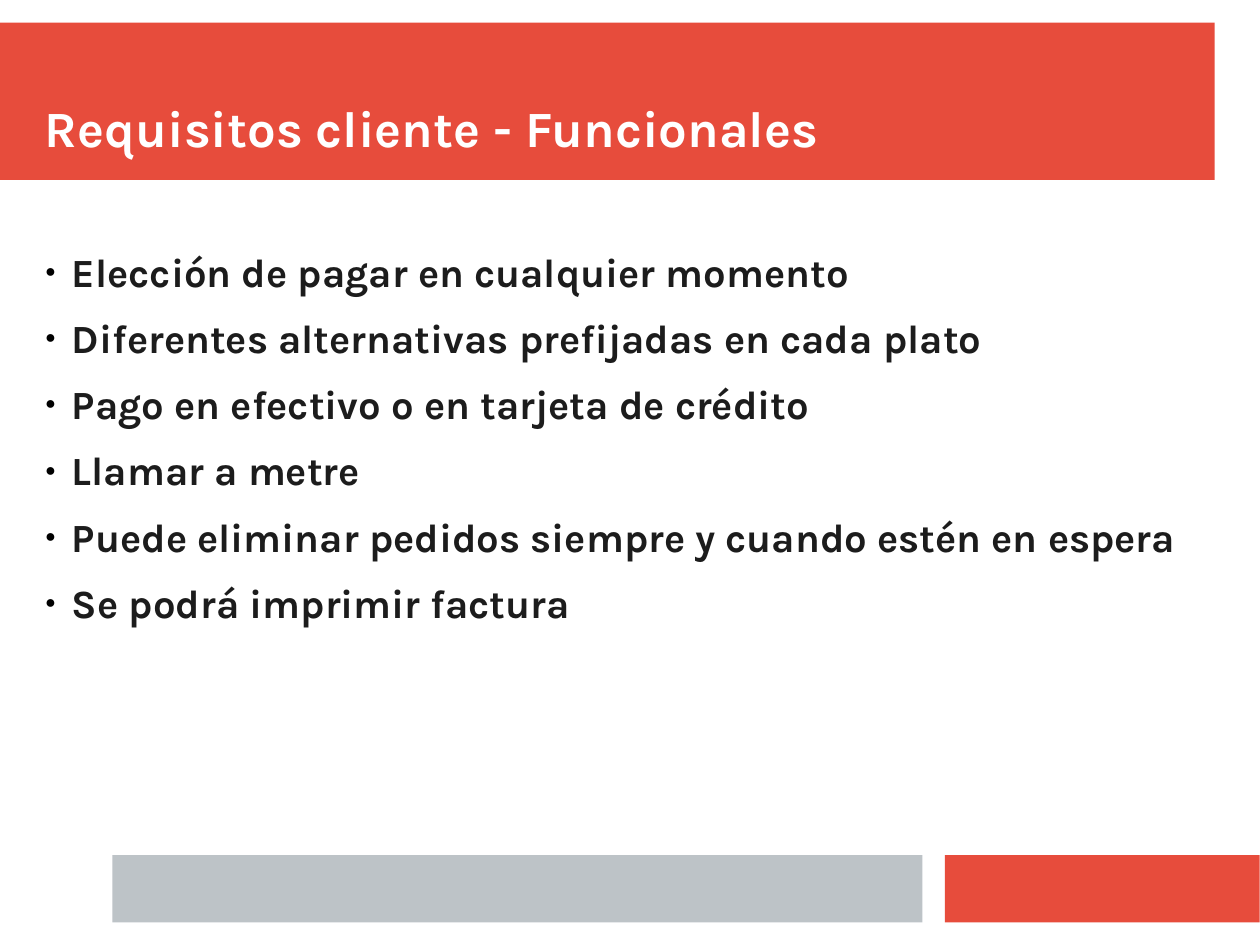
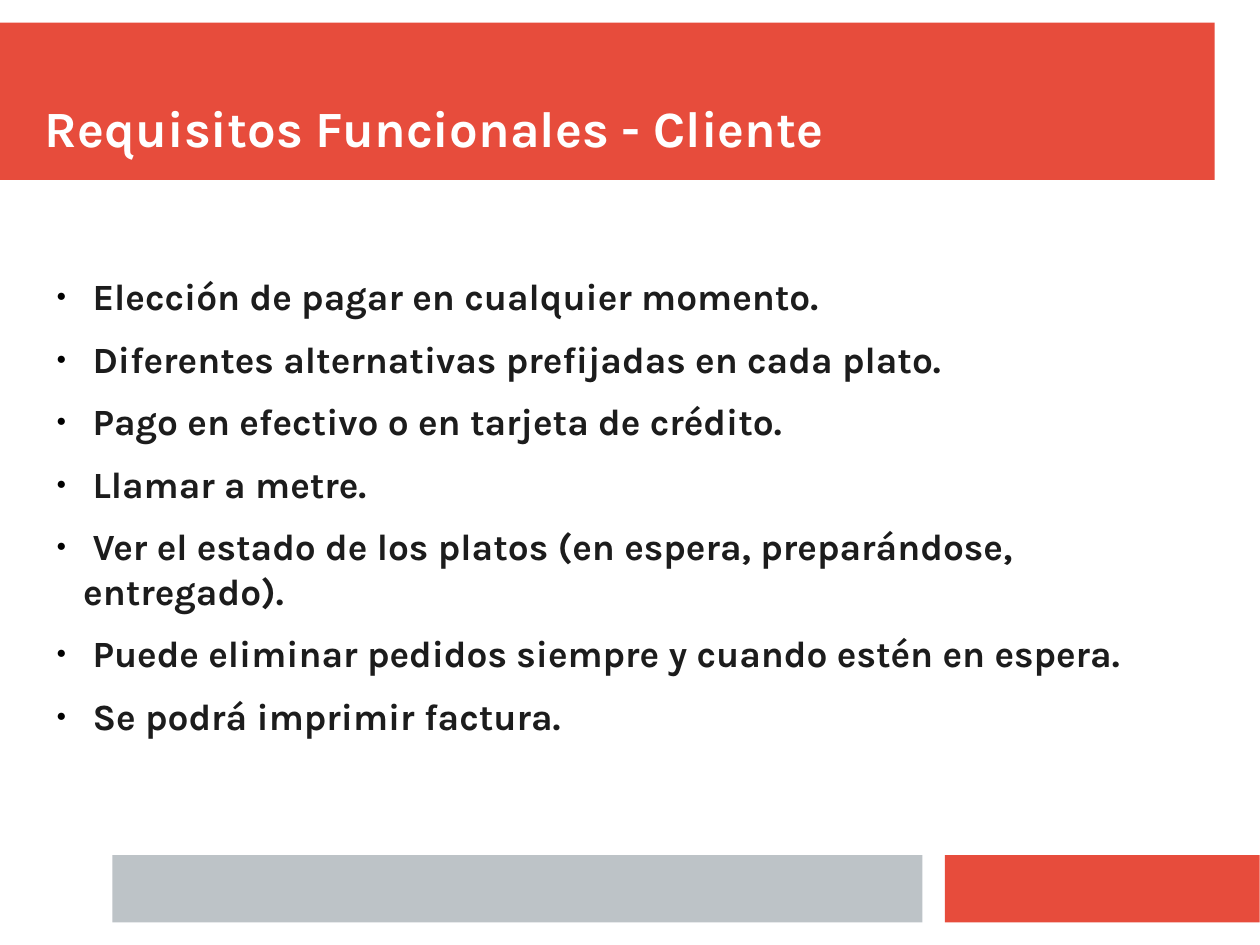
Before and after one commit to Juanba1998/APP-Restaurante, a slide deck: slide 10 of Material/Presentación/Presentacion Final (incompleta).pptx (slide 3 before the commit). Drawn at 1260x945 pixels with LibreOffice and Linux fonts; fonts in the diff are those of the drawing. Boxes give left, top, right and bottom in pixels: in the first picture for what was removed or moved away, otherwise in the second. Text is boxed around its words. In the diff, an @@ line names an element or a change of style, - is before the commit and + after.

```diff
--- a/Material/Presentación/Presentacion Final (incompleta).pptx
+++ b/Material/Presentación/Presentacion Final (incompleta).pptx
@@ text at bbox=[45, 111, 824, 159]: text changed @@
-Requisitos cliente - Funcionales
+Requisitos Funcionales - Cliente
@@ text at bbox=[83, 281, 1120, 739]: text changed; size 25.2 to 23.3 pt @@
-● Elección de pagar en cualquier momento
-● Diferentes alternativas prefijadas en cada plato
-● Pago en efectivo o en tarjeta de crédito
-● Llamar a metre
-● Puede eliminar pedidos siempre y cuando estén en espera
-● Se podrá imprimir factura
+● Elección de pagar en cualquier momento.
+● Diferentes alternativas prefijadas en cada plato.
+● Pago en efectivo o en tarjeta de crédito.
+● Llamar a metre.
+● Ver el estado de los platos (en espera, preparándose, entregado).
+● Puede eliminar pedidos siempre y cuando estén en espera.
+● Se podrá imprimir factura.
```
Also in this commit, not shown: 10 other slides changed, 6 slides added, 10 slides removed.
